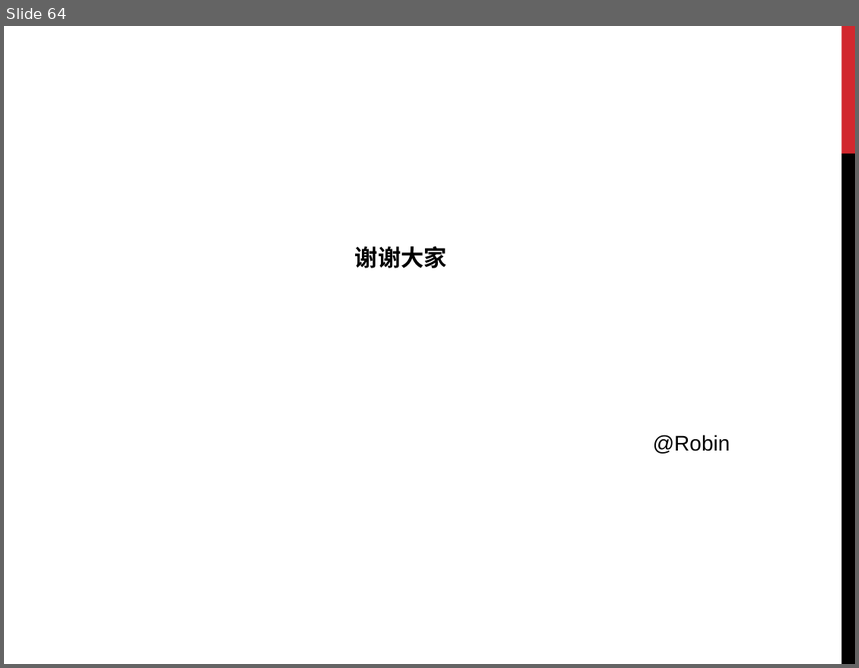
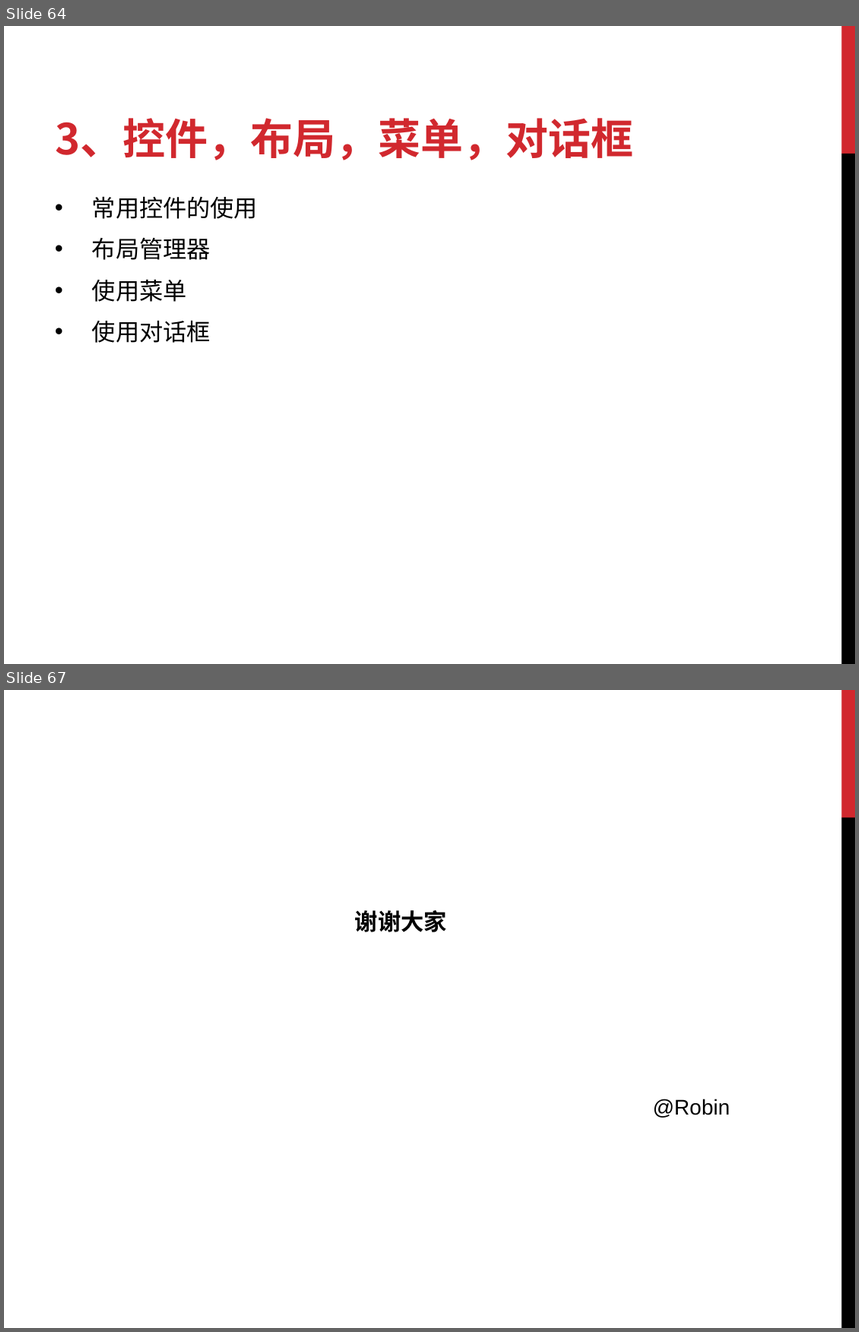
Before and after one commit to donner/training, a slide deck: Android/Android培训.ppt. Shown one above the other, each under a label of ours: slide 64 before the commit, slides 64 and 67 after it; the slides between them are not shown. The pictures are 859x668 and 859x1332 pixels, drawn with LibreOffice and Linux fonts; fonts in the diff are those of the drawing. Boxes give left, top, right and bottom in pixels: in the first picture for what was removed or moved away, otherwise in the second. Text is boxed around its words. In the diff, an @@ line names an element or a change of style, - is before the commit and + after.

```diff
--- a/Android/Android培训.ppt
+++ b/Android/Android培训.ppt
@@ slide 64 added at (x1=4, y1=26, x2=855, y2=664), background #FFFFFF; not listed: 2 template elements that a slide beside it also shows @@
@@ title added at (x1=55, y1=118, x2=633, y2=161), 36 pt, text #D1282E, bold @@
+3、控件，布局，菜单，对话框
@@ text added at (x1=92, y1=196, x2=258, y2=343), 20 pt, text #000000 @@
+• 常用控件的使用
+• 布局管理器
+• 使用菜单
+• 使用对话框
@@ what was slide 64 is now slide 67 @@
```
Also in this commit, not shown: 3 slides changed, 2 other slides added, 27 other files.
